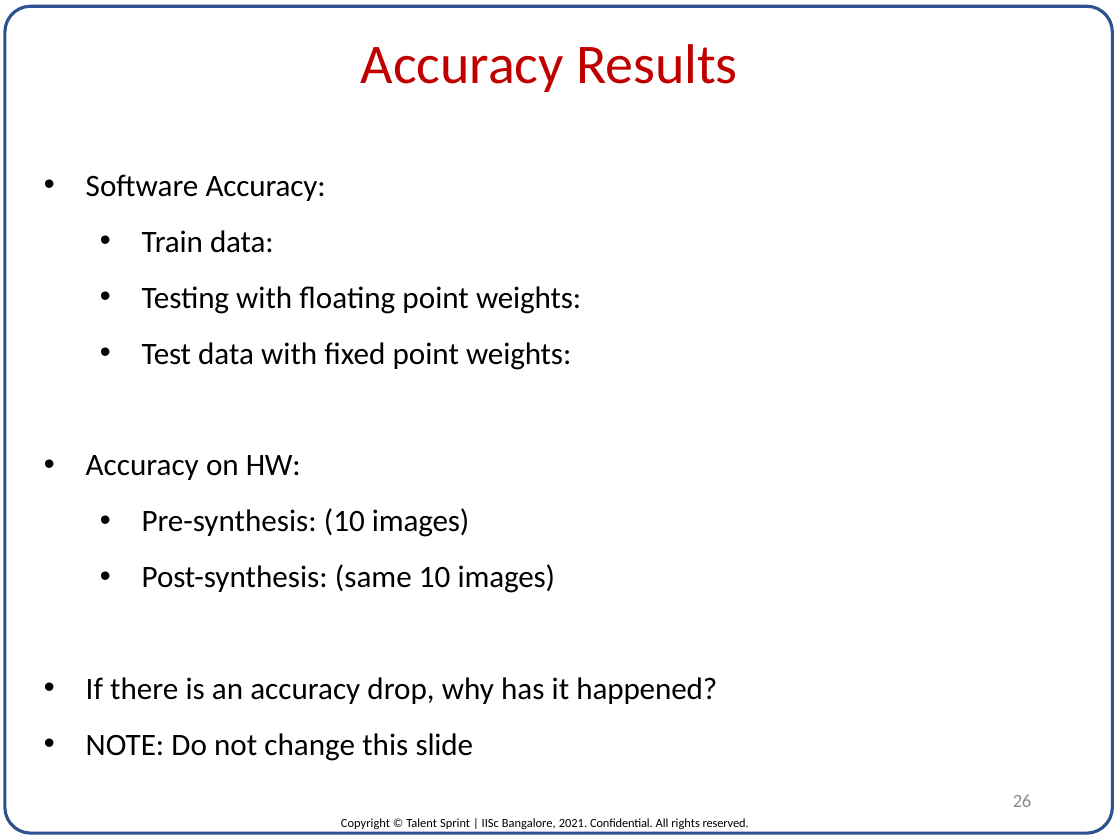
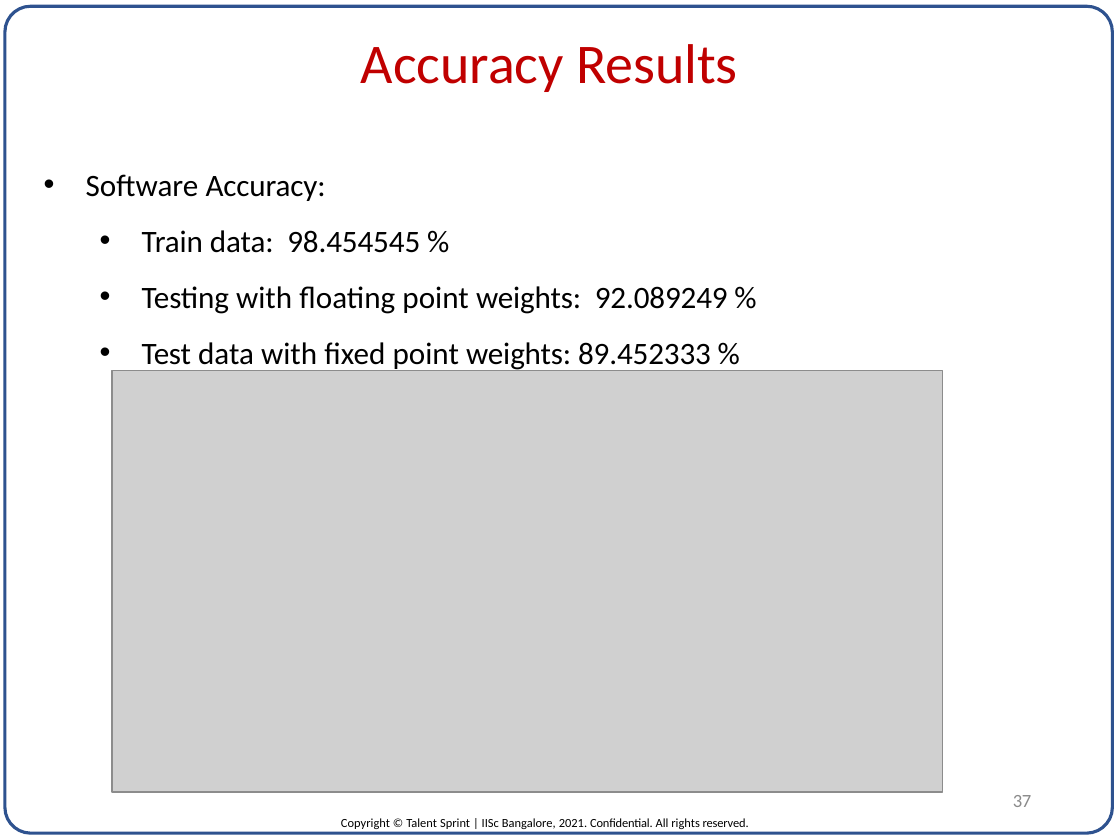
Before and after one commit to ImDanielMarkIsaac/DVLSI_ML_Project, a slide deck: slide 37 of FINAL_FILES/project_template.pptx (slide 26 before the commit). Drawn at 1120x840 pixels with LibreOffice and Linux fonts; fonts in the diff are those of the drawing; grey boxes stand for pictures. Boxes give left, top, right and bottom in pixels: in the first picture for what was removed or moved away, otherwise in the second. Text is boxed around its words. In the diff, an @@ line names an element or a change of style, - is before the commit and + after.

```diff
--- a/FINAL_FILES/project_template.pptx
+++ b/FINAL_FILES/project_template.pptx
@@ text at (142,230,728,372): text changed @@
-  • Train data:
-  • Testing with floating point weights:
-  • Test data with fixed point weights:
-• Accuracy on HW:
-  • Pre-synthesis: (10 images)
-  • Post-synthesis: (same 10 images)
-• If there is an accuracy drop, why has it happened?
-• NOTE: Do not change this slide
+  • Train data: 98.454545 %
+  • Testing with floating point weights: 92.089249 %
+  • Test data with fixed point weights: 89.452333 %
@@ picture added at (112,371,943,792) @@
@@ page number at (1013,795,1031,807): text changed @@
-26
+37
```
Also in this commit, not shown: 25 other slides changed, 18 slides added, 1 other file.
